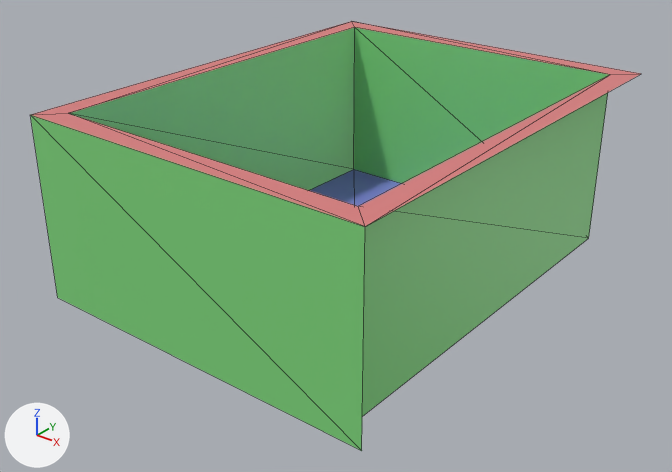
One commit to the glTF model game/Meshes/dice_box.glb: the scene before it, then after it.
Both versions are drawn from a 50 mm lens placed at (11.2, -14.66, 7.68), pointed at (-0.02, -0.64, -1.01). Every picture has the same lights, and +X, +Y and +Z are marked at lower left. Mesh edges are drawn as thin lines. Vertices at the same position are counted once.

Names of what the first picture shows: 'DiceBox-col'.
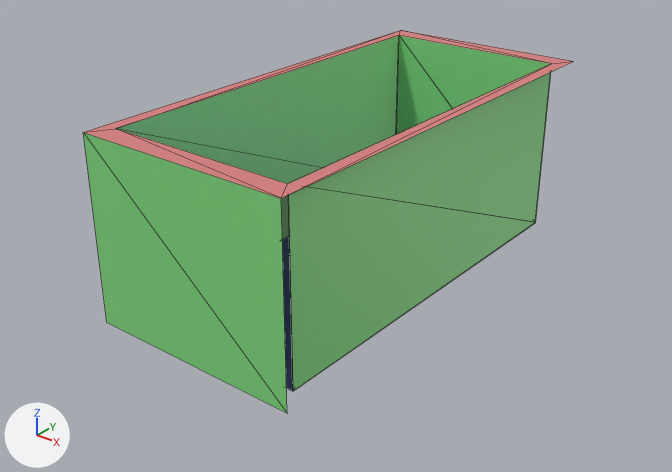
Boxes [x1, y1, x2, y2] around the edits, measured in the pictures (672 x 472 px):
```json
{"object": "DiceBox-col", "change": "reshaped", "before": [30, 21, 641, 451], "after": [83, 30, 574, 413], "on screen": "20% narrower, 11% shorter"}
```

Scene script edits in JSON lines:
```json
{"block": "me_cube_001", "where": "# used by ob_dicebox_col; location = (0.0, 0.0, 0.0)"}
{"op": "remove", "block": "me_cube_001", "code": "me_cube_001.from_pydata(...)  # 14 vertices, 18 faces; spans x -4.0..4.0, y -5.0..5.0, z -2.0..2.0"}
{"op": "add", "block": "me_cube_001", "code": "me_cube_001.from_pydata(...)  # 26 vertices, 24 faces; spans x -2.4..2.4, y -5.0..5.0, z -2.0..2.0"}
{"block": "me_cube_001", "change": "me_cube_001 part 1: the whole mesh is rebuilt"}
```
